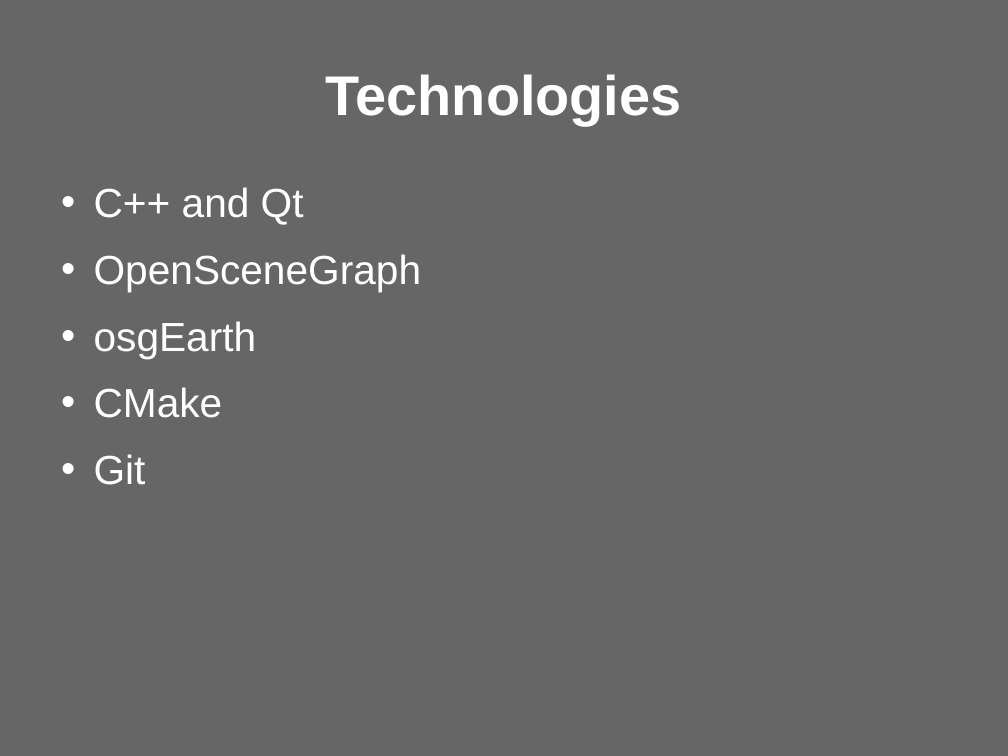
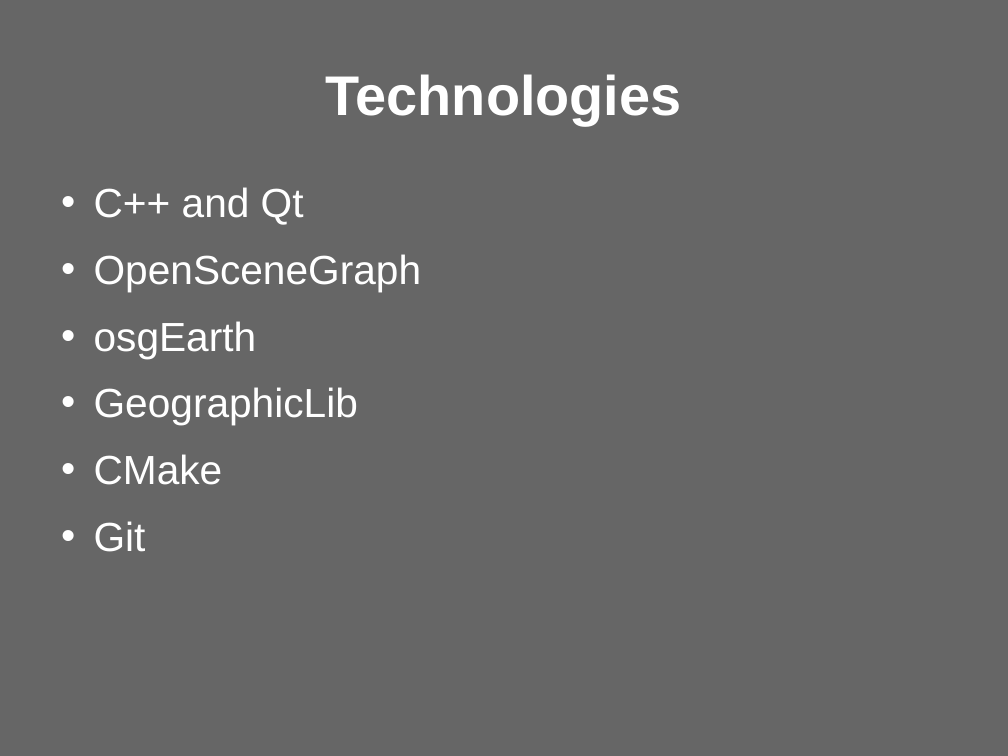
Before and after one commit to updraft/updraft, a slide deck: slide 6 of Docs/presentation.odp. Drawn at 1008x756 pixels with LibreOffice and Linux fonts; fonts in the diff are those of the drawing; background and template pictures are left out. Boxes give left, top, right and bottom in pixels: in the first picture for what was removed or moved away, otherwise in the second. Text is boxed around its words. In the diff, an @@ line names an element or a change of style, - is before the commit and + after.

```diff
--- a/Docs/presentation.odp
+++ b/Docs/presentation.odp
@@ text at (94, 387, 358, 425): paragraph added @@
+• GeographicLib
```
Also in this commit, not shown: 7 other slides changed, 3 slides added, 2 slides removed.
